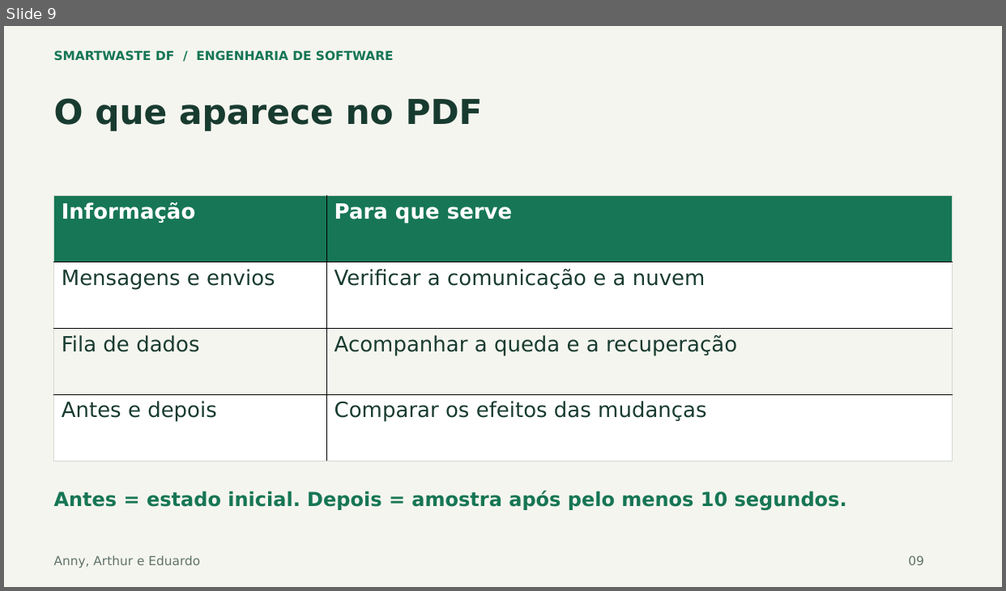
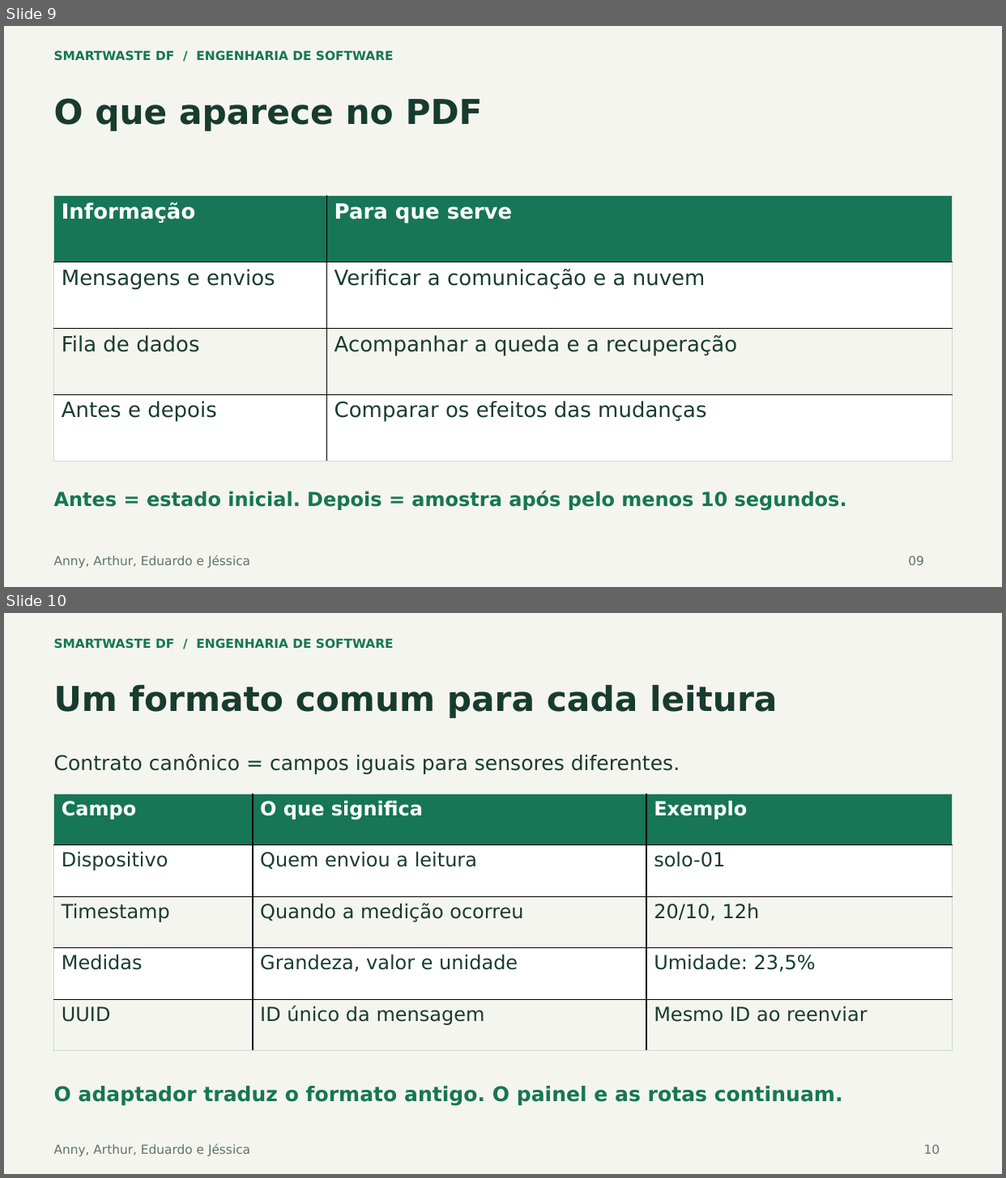
Before and after one commit to annygabb/IoT---Coleta, a slide deck: docs/entrega/SmartWaste_Apresentacao_Atualizada.pptx. Shown one above the other, each under a label of ours: slide 9 before the commit, slides 9 and 10 after it. The pictures are 1006x591 and 1006x1178 pixels, drawn with LibreOffice and Linux fonts; fonts in the diff are those of the drawing. Boxes give left, top, right and bottom in pixels: in the first picture for what was removed or moved away, otherwise in the second. Text is boxed around its words. In the diff, an @@ line names an element or a change of style, - is before the commit and + after.

```diff
--- a/docs/entrega/SmartWaste_Apresentacao_Atualizada.pptx
+++ b/docs/entrega/SmartWaste_Apresentacao_Atualizada.pptx
@@ slide 10 added at box(4, 613, 1002, 1174), background #F5F5EF @@
@@ text added at box(54, 638, 394, 649), 12 pt, text #167655, bold @@
+SMARTWASTE DF / ENGENHARIA DE SOFTWARE
@@ text added at box(54, 685, 777, 718), 33 pt, text #183B30, bold @@
+Um formato comum para cada leitura
@@ text added at box(54, 754, 680, 775), 19.5 pt, text #183B30 @@
+Contrato canônico = campos iguais para sensores diferentes.
@@ table added at box(54, 794, 953, 1052), 5 rows, 3 columns @@
+Campo | O que significa | Exemplo
+Dispositivo | Quem enviou a leitura | solo-01
+Timestamp | Quando a medição ocorreu | 20/10, 12h
+Medidas | Grandeza, valor e unidade | Umidade: 23,5%
+UUID | ID único da mensagem | Mesmo ID ao reenviar
@@ text added at box(54, 1086, 843, 1106), 19.5 pt, text #167655, bold @@
+O adaptador traduz o formato antigo. O painel e as rotas continuam.
@@ text added at box(54, 1144, 250, 1157), 12 pt, text #5F736B @@
+Anny, Arthur, Eduardo e Jéssica
@@ text added at box(924, 1144, 940, 1154), 12 pt, text #5F736B @@
+10
@@ slide 9 changed as well @@
@@ text at box(54, 556, 250, 568): text changed @@
-Anny, Arthur e Eduardo
+Anny, Arthur, Eduardo e Jéssica
```
Also in this commit, not shown: 9 other slides changed, 3 other slides added, 56 other files.
